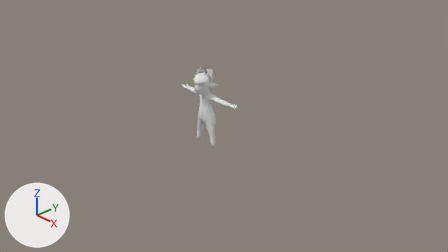
Two versions of the Blender file Works/oni_small/oni_small.blend, one commit apart.
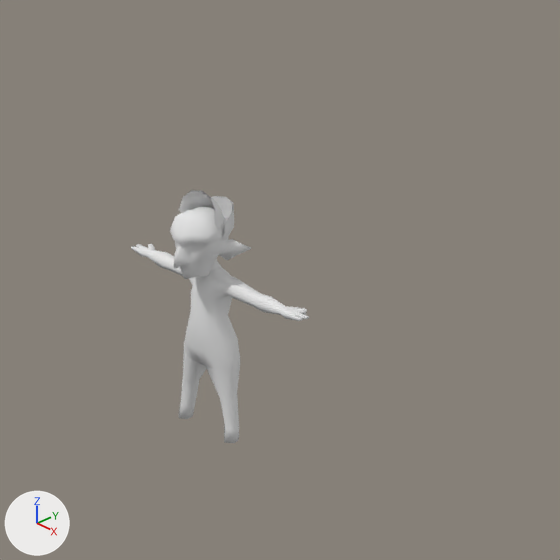
Old and new are each drawn from the file's camera 'Camera' and again close up on the part from 31% to 71% of the width and 2% to 74% of the height. Every picture has the same lights, and +X, +Y and +Z are marked at lower left.

The first close-up shows 'oni_s'.
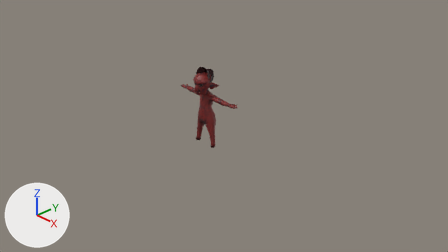
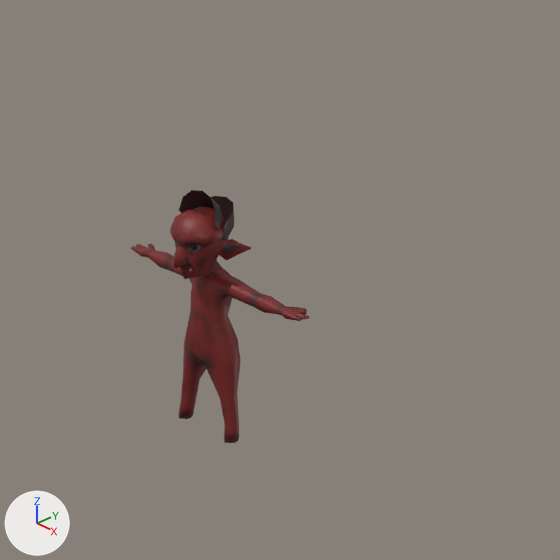
The change, as JSON lines over the scene's bpy script:
```json
{"op": "add", "block": "img_oni_s_albedo", "code": ["img_oni_s_albedo = load_image('oni_s_albedo', 'oni_s_albedo.png', 512, 512, 'sRGB')"]}
{"op": "remove", "block": "mat_material", "code": "mat_material.base_color = (0.8, 0.8, 0.8)  # white #e7e7e7"}
{"op": "set", "path": "mat_material", "old": "diffuse_material('Material')", "new": "principled_material('Material')"}
{"op": "add", "block": "mat_material", "code": "mat_material.texture = img_oni_s_albedo  # with its transparency"}
```

What differs and where, as boxes [x1, y1, x2, y2] in the close-ups (560 x 560 px):
```json
{"object": "oni_s", "change": "surface changed", "before": [131, 190, 309, 443], "after": [131, 190, 309, 443], "on screen": "grey to brown"}
```
